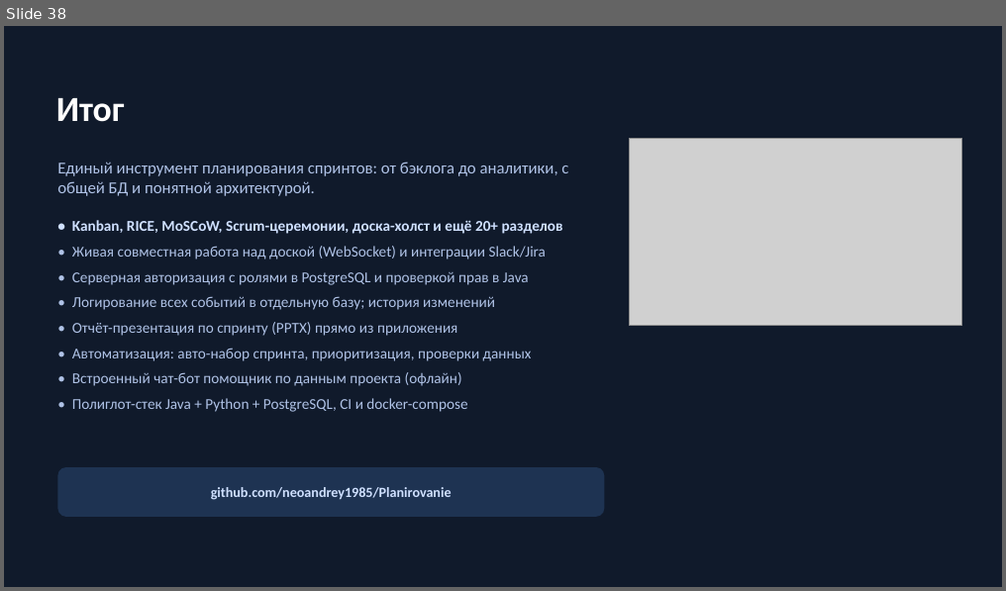
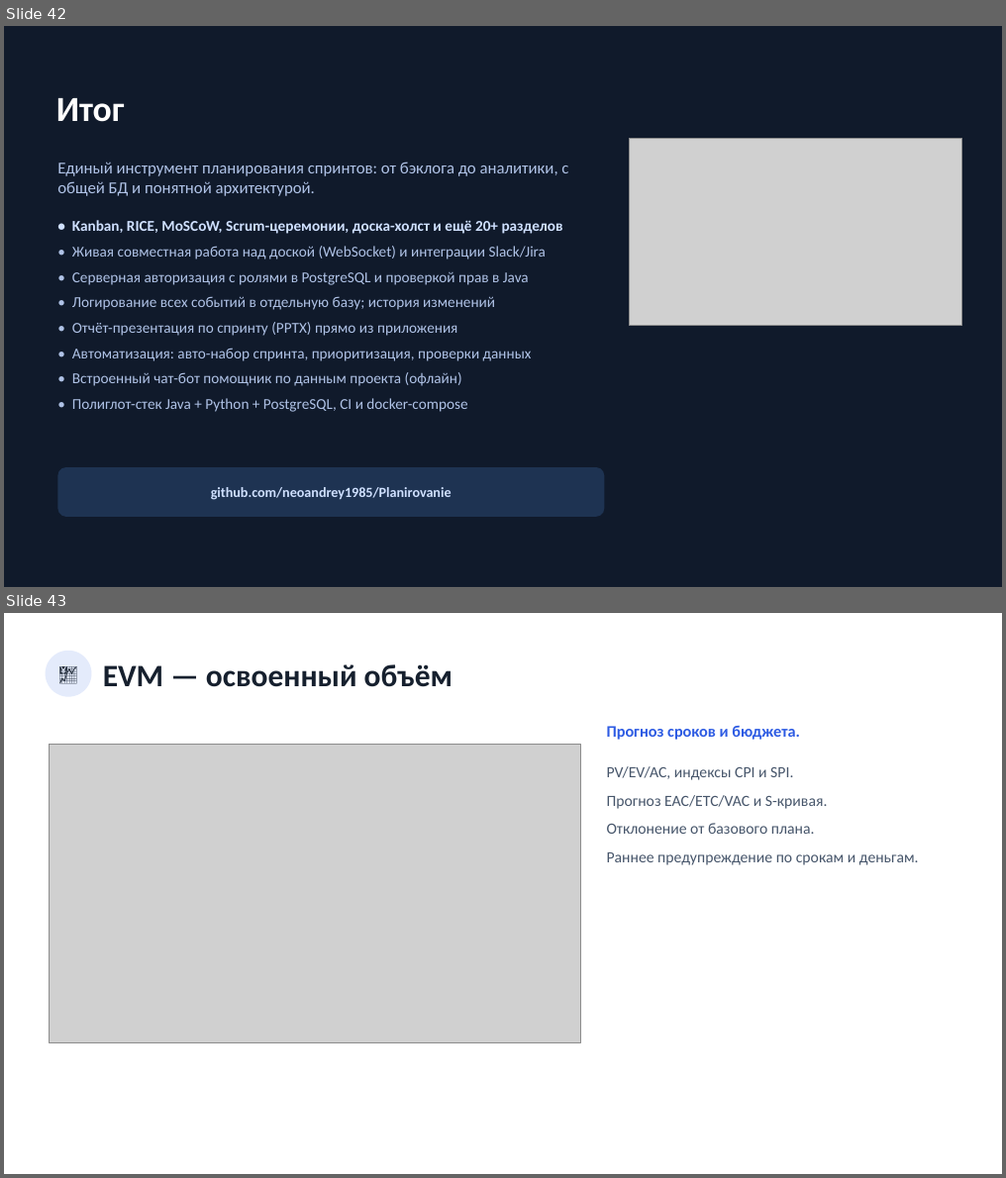
Before and after one commit to neoandrey1985/Planirovanie, a slide deck: frontend/docs/Презентация_приложения.pptx. Shown one above the other, each under a label of ours: slide 38 before the commit, slides 42 and 43 after it. The pictures are 1006x591 and 1006x1178 pixels, drawn with LibreOffice and Linux fonts; fonts in the diff are those of the drawing; grey boxes stand for pictures. Boxes give left, top, right and bottom in pixels: in the first picture for what was removed or moved away, otherwise in the second. Text is boxed around its words. In the diff, an @@ line names an element or a change of style, - is before the commit and + after.

```diff
--- a/frontend/docs/Презентация_приложения.pptx
+++ b/frontend/docs/Презентация_приложения.pptx
@@ slide 43 added at [4, 613, 1002, 1174], background #FFFFFF @@
@@ ellipse added at [46, 651, 91, 697], fill #E4EBFB, 18 pt, text #16202E @@
+💹
@@ text added at [103, 664, 452, 687], 30 pt, text #16202E, bold @@
+EVM — освоенный объём
@@ text added at [607, 726, 800, 740], 15.5 pt, text #2D5BE3, bold @@
+Прогноз сроков и бюджета.
@@ picture added at [49, 744, 580, 1043] @@
@@ text added at [607, 766, 919, 865], 15 pt, text #47566B @@
+PV/EV/AC, индексы CPI и SPI.
+Прогноз EAC/ETC/VAC и S-кривая.
+Отклонение от базового плана.
+Раннее предупреждение по срокам и деньгам.
@@ what was slide 38 is now slide 42 @@
```
Also in this commit, not shown: 1 slide changed, 10 other slides added, 5 other files.
